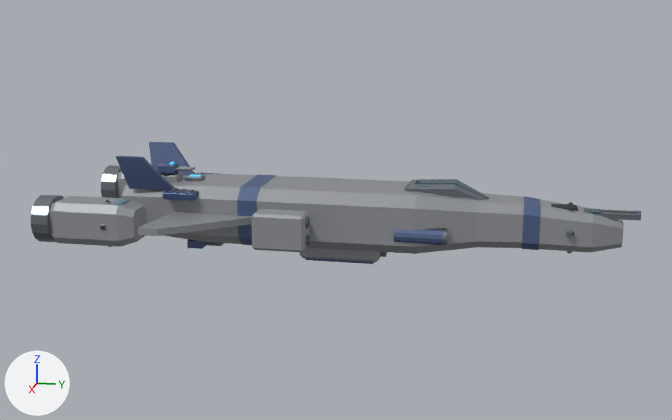
What one commit did to the glTF model assets/ships/earth_recon_t3.glb.
Rendered twice from a 50 mm lens placed at (46.2, 9.9, 11.7), pointed at (0.0, 0.6, 0.2). The lights are fixed; the arrows at lower left show +X, +Y and +Z. The first picture is the older version. Where no turn or scale is listed for an object, it has been applied to the vertices. Vertices at exactly the same position are counted once.

Objects in the first picture: 'FleetHull', 'mesh_pd_pitch_1', 'mesh_pd_yaw_0' and 2 more.
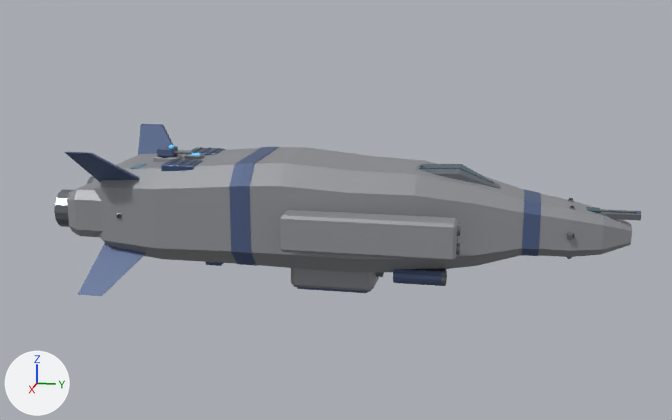
What differs and where, as boxes (x1, y1, x2, y2) in the pictures (672 x 420 px; the box of a moved part takes in the faces that stretch with it):
'FleetHull', reshaped (41% taller)
    before: (31, 142, 641, 264)
    after: (54, 124, 641, 296)
'mesh_pd_yaw_0', moved
    before: (187, 240, 207, 249)
    after: (206, 262, 223, 266)
'mesh_pd_pitch_1', moved
    before: (169, 162, 195, 171)
    after: (169, 145, 195, 154)
part 1 of me_sensor_prow_001, moved or reshaped
    before: (300, 248, 381, 263)
    after: (291, 268, 379, 292)
part 2 of me_sensor_prow_001, moved or reshaped (not visible afterwards)
    before: (426, 228, 447, 245)
part 3 of me_sensor_prow_001, moved or reshaped (not visible afterwards)
    before: (117, 171, 196, 198)
part 4 of me_sensor_prow_001, moved or reshaped
    before: (49, 196, 147, 247)
    after: (67, 183, 103, 237)
part 5 of me_sensor_prow_001, moved or reshaped
    before: (162, 172, 183, 183)
    after: (153, 155, 182, 162)
part 6 of me_sensor_prow_001, moved or reshaped
    before: (394, 229, 445, 245)
    after: (393, 269, 444, 286)
part 7 of me_sensor_prow_001, moved or reshaped
    before: (305, 258, 374, 264)
    after: (297, 287, 367, 293)
part 8 of me_sensor_prow_001, moved or reshaped
    before: (404, 180, 488, 200)
    after: (416, 164, 500, 189)
part 9 of me_sensor_prow_001, moved or reshaped
    before: (168, 187, 177, 193)
    after: (167, 159, 179, 165)
part 10 of me_sensor_prow_001, moved or reshaped
    before: (443, 230, 448, 245)
    after: (441, 271, 447, 286)
part 11 of me_sensor_prow_001, moved or reshaped
    before: (305, 217, 310, 228)
    after: (457, 224, 461, 236)
part 12 of me_sensor_prow_001, moved or reshaped
    before: (306, 235, 310, 247)
    after: (456, 243, 460, 255)
part 13 of me_sensor_prow_001, moved or reshaped
    before: (380, 252, 387, 257)
    after: (375, 272, 384, 277)
part 14 of me_sensor_prow_001, rebuilt (8% wider, 56% taller)
    before: (122, 174, 624, 254)
    after: (90, 147, 632, 272)
part 15 of me_sensor_prow_001, deleted
    before: (100, 142, 575, 252)
part 16 of me_sensor_prow_001, built on
    before: (31, 165, 601, 253)
    after: (54, 124, 601, 296)

The change in detail:
me_sensor_prow_001 is used by ob_fleethull; location (0.0, 0.0, 0.0).
me_sensor_prow_001 had 3496 vertices, 6672 faces and spanned x -5.5..5.5, y -13.8..15.8, z -2.5..3.0.
me_sensor_prow_001 now has 3506 vertices, 6708 faces and spans x -4.8..4.8, y -13.8..15.8, z -4.0..3.6.
me_sensor_prow_001 part 1: the loose piece of 24 vertices spanning x -0.9..0.9, y -1.1..3.0, z -2.3..-0.5 is scaled about its middle by (1.22, 1.04, 1.86), then moved by (0.0, -0.3, -0.8).
me_sensor_prow_001 part 2: the loose piece of 24 vertices spanning x 1.4..2.1, y 4.1..6.6, z -0.9..-0.1 is scaled about its middle by (2.09, 2.02, 0.711), then moved by (1.2, -2.3, 0.5), in mat_armor___graphite_titanium (grey #95979b).
me_sensor_prow_001 part 3: the loose piece of 32 vertices spanning x -5.1..-3.0, y -13.0..-8.5, z -1.0..1.0 is scaled about its middle by (1.2, 0.924, 1.2), then moved by (2.3, -0.1, 0.0).
me_sensor_prow_001 part 4: the loose piece of 32 vertices spanning x 3.0..5.1, y -13.0..-8.5, z -1.0..1.0 is scaled about its middle by (1.2, 0.924, 1.2), then moved by (-2.3, -0.1, 0.0).
me_sensor_prow_001 part 5: the loose piece of 24 vertices spanning x -0.5..0.5, y -9.1..-7.9, z 1.3..1.7 is scaled about its middle by (1, 1, 0.589), then moved by (0.0, 0.0, 1.1).
me_sensor_prow_001 part 6: the loose piece of 24 vertices spanning x 1.6..2.4, y 4.0..6.5, z -0.8..-0.1 is moved by (0.0, 0.0, -2.1).
me_sensor_prow_001 part 7: the loose piece of 24 vertices spanning x -0.8..0.8, y -0.8..2.7, z -2.4..-2.3 is scaled about its middle by (1.23, 1.05, 1), then moved by (0.0, -0.3, -1.6).
me_sensor_prow_001 part 8: the loose piece of 32 vertices spanning x -0.8..0.8, y 4.0..8.8, z 0.7..1.9 is moved by (0.0, 0.2, 0.8).
me_sensor_prow_001 part 9: the loose piece of 24 vertices spanning x 1.1..2.5, y -7.5, z 1.3 is moved by (0.0, 0.0, 1.4).
me_sensor_prow_001 part 10: the loose piece of 64 vertices spanning x 1.6..2.4, y 6.4..6.6, z -0.8..-0.1 is moved by (0.0, 0.0, -2.1).
me_sensor_prow_001 part 11: the loose piece of 64 vertices spanning x 3.7..4.2, y -0.1..0.1, z 0.2..0.7 is moved by (0.0, 7.2, 0.0).
me_sensor_prow_001 part 12: the loose piece of 64 vertices spanning x 3.7..4.2, y -0.1..0.1, z -0.7..-0.2 is moved by (0.0, 7.2, 0.0).
me_sensor_prow_001 part 13: the loose piece of 64 vertices spanning x -0.3..0.3, y 2.9..3.3, z -2.2..-1.6 is moved by (0.0, -0.2, -1.1).
me_sensor_prow_001 part 14: the loose piece of 56 vertices spanning x -2.2..2.2, y -10.5..15.0, z -1.5..1.5 is rebuilt with 98 vertices and now spans x -3.4..3.4, y -11.9..15.4, z -2.5..3.0.
me_sensor_prow_001 part 15: 55 loose pieces with 1480 vertices, spanning x -5.5..5.5, y -13.1..12.6, z -1.8..3.0, are deleted.
me_sensor_prow_001 part 16: 22 vertices moved within x -1.2..1.2, y 12.4..13.9, z -1.2..0.8; 752 vertices removed from x -5.2..5.2, y -13.8..13.9, z -1.3..1.2; 2200 vertices added at x -4.8..4.8, y -13.8..13.9, z -3.8..3.6.
Other edits to the shape of me_sensor_prow_001 do not show in these pictures.
Object 'mesh_pd_yaw_0' (ob_mesh_pd_yaw_0) moves from (0.0, -7.0, -1.7) to (0.0, -6.0, -2.6).
Object 'mesh_pd_pitch_1' (ob_mesh_pd_pitch_1) moves from (0.0, -8.5, 2.06) to (0.0, -8.5, 2.96).
